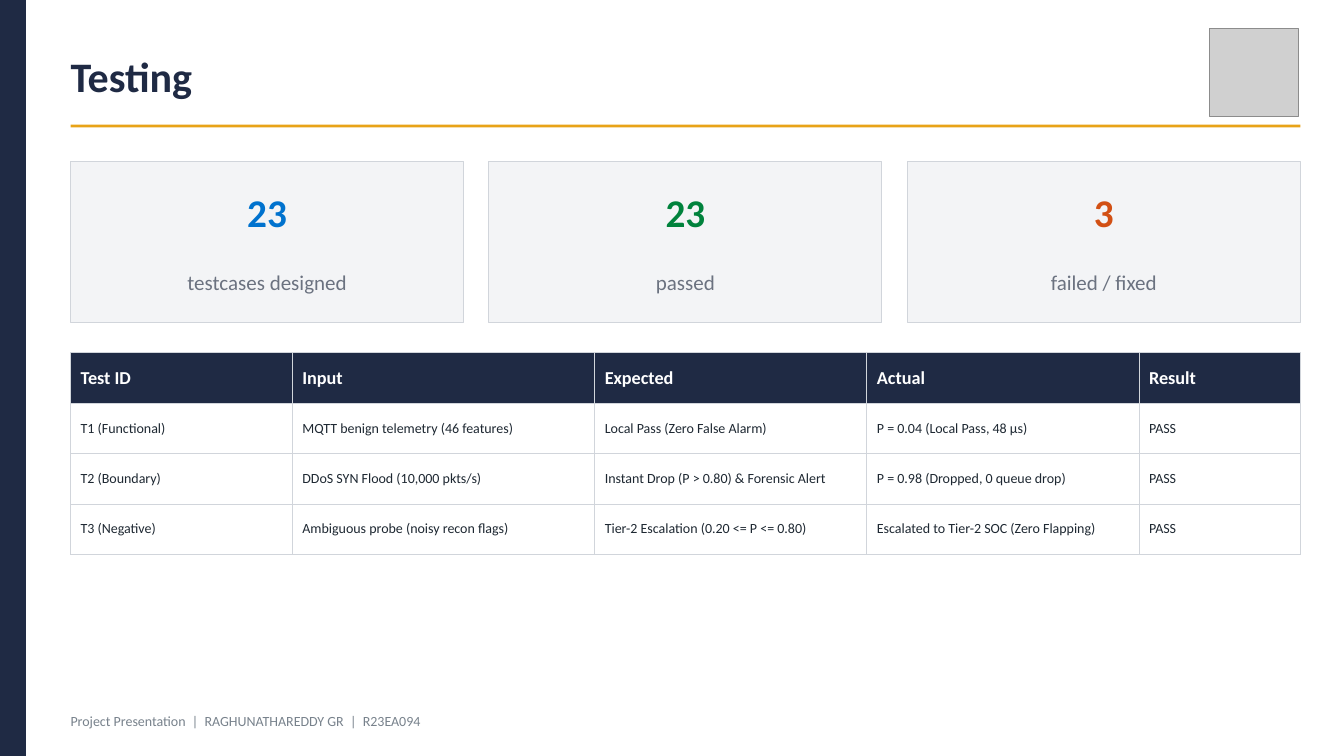
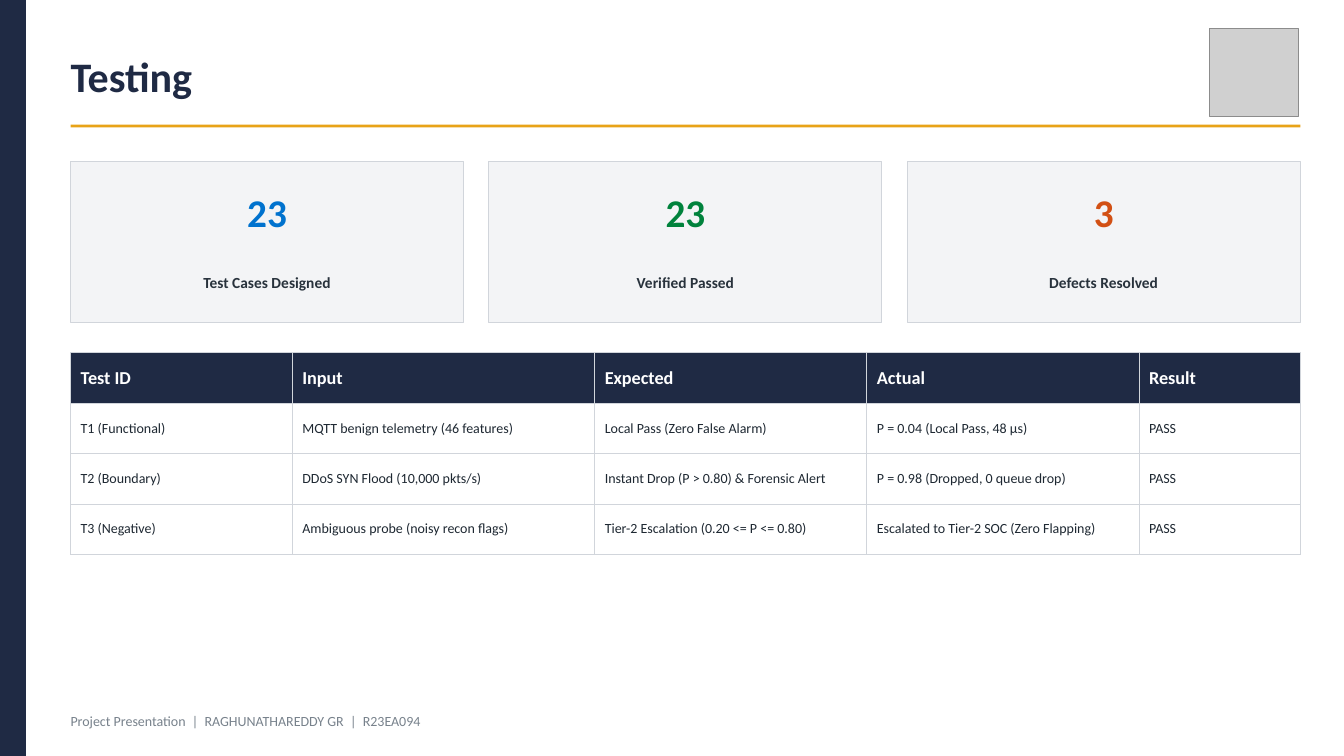
Before and after one commit to Raghunath2604/RIO_PROJECT-SMART_CITY-, a slide deck: slide 9 of docs/Project_Presentation_R23EA094.pptx. Drawn at 1344x756 pixels with LibreOffice and Linux fonts; fonts in the diff are those of the drawing; grey boxes stand for pictures. Boxes give left, top, right and bottom in pixels: in the first picture for what was removed or moved away, otherwise in the second. Text is boxed around its words. In the diff, an @@ line names an element or a change of style, - is before the commit and + after.

```diff
--- a/docs/Project_Presentation_R23EA094.pptx
+++ b/docs/Project_Presentation_R23EA094.pptx
@@ text at [203,277,330,291]: text changed; size 15 to 11 pt; text colour #6B7280 to #28323C; bold on @@
-testcases designed
+Test Cases Designed
@@ text at [637,277,734,288]: text changed; size 15 to 11 pt; text colour #6B7280 to #28323C; bold on @@
-passed
+Verified Passed
@@ text at [1049,277,1158,288]: text changed; size 15 to 11 pt; text colour #6B7280 to #28323C; bold on @@
-failed / fixed
+Defects Resolved
```
Also in this commit, not shown: 8 other slides changed, 9 other files.
